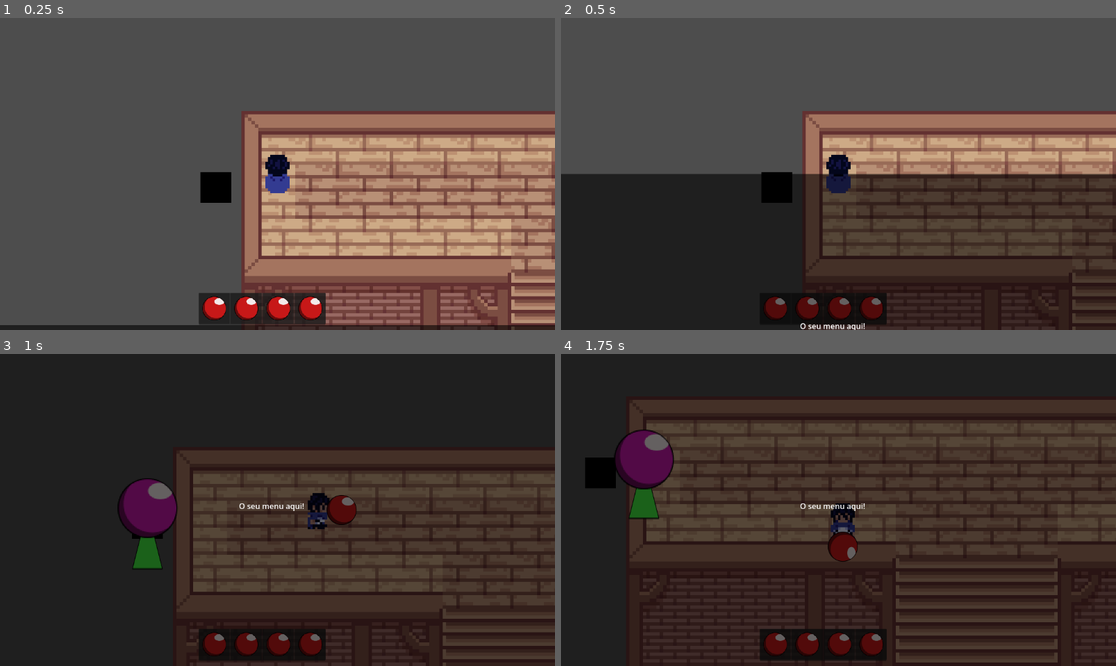
Above: before the commit, frames 1-4 (two rows, left to right).
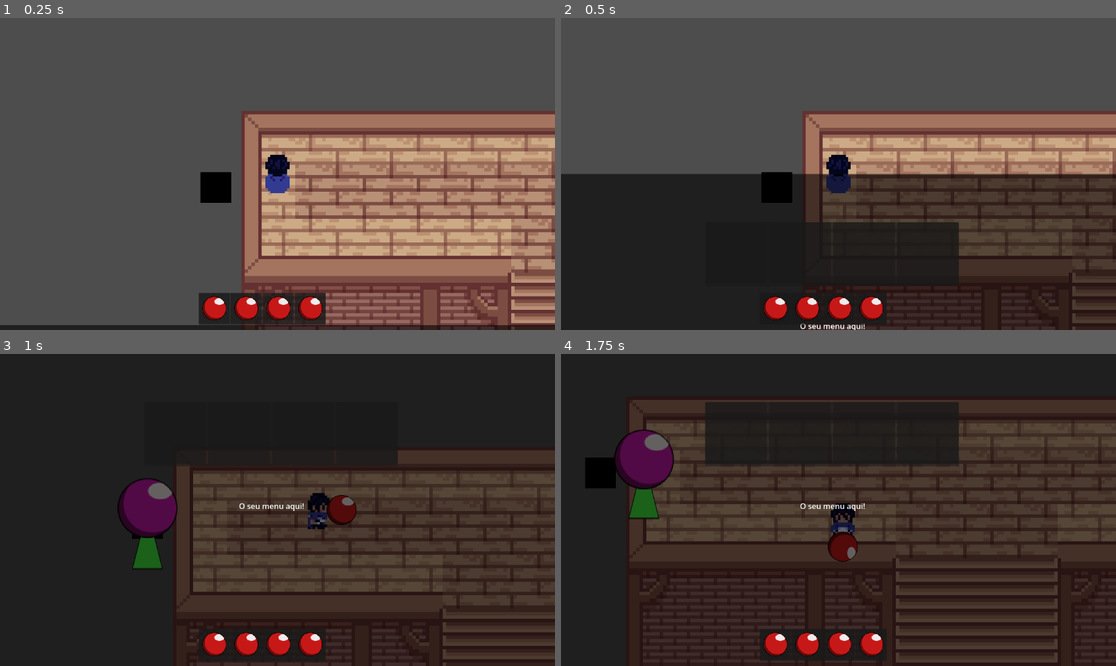
Above: after the commit, the same moments.

Repository: Prakinha/Alquimia
Game: Godot game, scene res://itens/cenajogo.tscn
Same seed, same stepped clock (60 frames per second), same inputs: the game is played once before the commit and once after it. The engine's default icon, where the game draws it, is replaced by a stand-in: a white triangle on a blue panel in a dark square.
Inputs:
- Up to frame 1 (0.25 s): no input
- Up to frame 2 (0.5 s): no input
- Up to frame 3 (1 s): tap Enter at 0.5 s; hold Right (ui_right) from 0.53 s (still down); tap 1 at 0.6 s
- Up to frame 4 (1.75 s): release Right (ui_right) at 1.28 s; hold Down (ui_down) from 1.28 s (still down); tap 2 at 1.35 s

Frame 1 is identical in both runs. In frame 2, 5.4% of the frame differs, in the area x 36-72%, y 65-99%; in frame 3, 2.7%; in frame 4, 8.6%, in the area x 25-72%, y 15-97%.

Commit message:
teste do menu

Diff:
--- a/WWpasta/WWPlayer/player.tscn
+++ b/WWpasta/WWPlayer/player.tscn
@@ -256,8 +256,6 @@
 hframes = 4
 vframes = 4
 
-[node name="Inventário" parent="." unique_id=1854727514 instance=ExtResource("3_i3pqv")]
-
 [node name="Hand" type="Marker2D" parent="." unique_id=153346866]
 
 [node name="AreaColeta" type="Area2D" parent="." unique_id=2065261947]
@@ -284,3 +282,5 @@
 position_smoothing_enabled = true
 
 [node name="MenuBase" parent="." unique_id=1415517682 instance=ExtResource("7_hpsle")]
+
+[node name="Inventário" parent="." unique_id=1854727514 instance=ExtResource("3_i3pqv")]
--- a/WWpasta/WWmiscelaneous/MenuBase.tscn
+++ b/WWpasta/WWmiscelaneous/MenuBase.tscn
@@ -2,6 +2,8 @@
 
 [ext_resource type="Script" uid="uid://xjcbctgn0pq0" path="res://WWpasta/WWmiscelaneous/menu_base.gd" id="1_t7lsm"]
 [ext_resource type="Texture2D" uid="uid://d5r1ytuyx606" path="res://WWpasta/WWesteira/Bloco preto.png" id="2_7uq0i"]
+[ext_resource type="Script" uid="uid://cg80ccybum57f" path="res://WWpasta/WWPlayer/inventário/inventory_panel.gd" id="3_botd1"]
+[ext_resource type="Script" uid="uid://cdvep004hkr6h" path="res://WWpasta/WWPlayer/inventário/item_slot.gd" id="4_cw1e2"]
 
 [node name="MenuBase" type="CanvasLayer" unique_id=2122471675]
 script = ExtResource("1_t7lsm")
@@ -30,3 +32,105 @@
 text = "O seu menu aqui!"
 horizontal_alignment = 1
 vertical_alignment = 1
+
+[node name="Panel" type="Panel" parent="NoDeControle" unique_id=418769362]
+layout_mode = 1
+anchors_preset = 7
+anchor_left = 0.5
+anchor_top = 1.0
+anchor_right = 0.5
+anchor_bottom = 1.0
+offset_left = -276.0
+offset_top = -600.0
+offset_right = 249.0
+offset_bottom = -467.0
+grow_horizontal = 2
+grow_vertical = 0
+script = ExtResource("3_botd1")
+
+[node name="MarginContainer" type="MarginContainer" parent="NoDeControle/Panel" unique_id=2078053965]
+layout_mode = 1
+anchors_preset = 7
+anchor_left = 0.5
+anchor_top = 1.0
+anchor_right = 0.5
+anchor_bottom = 1.0
+offset_left = -268.5
+offset_top = -138.0
+offset_right = 268.5
+grow_horizontal = 2
+grow_vertical = 0
+theme_override_constants/margin_left = 5
+theme_override_constants/margin_top = 5
+theme_override_constants/margin_right = 5
+theme_override_constants/margin_bottom = 5
+
+[node name="GridContainer" type="GridContainer" parent="NoDeControle/Panel/MarginContainer" unique_id=1954566783]
+layout_mode = 2
+theme_override_constants/h_separation = 5
+theme_override_constants/v_separation = 5
+columns = 4
+
+[node name="ItemSlot" type="Panel" parent="NoDeControle/Panel/MarginContainer/GridContainer" unique_id=1928340884]
+texture_filter = 1
+custom_minimum_size = Vector2(128, 128)
+layout_mode = 2
+script = ExtResource("4_cw1e2")
+
+[node name="icon" type="TextureRect" parent="NoDeControle/Panel/MarginContainer/GridContainer/ItemSlot" unique_id=766490380]
+layout_mode = 1
+anchors_preset = -1
+anchor_left = 0.1
+anchor_top = 0.1
+anchor_right = 0.9
+anchor_bottom = 0.9
+grow_horizontal = 2
+grow_vertical = 2
+
+[node name="ItemSlot2" type="Panel" parent="NoDeControle/Panel/MarginContainer/GridContainer" unique_id=2006462663]
+texture_filter = 1
+custom_minimum_size = Vector2(128, 128)
+layout_mode = 2
+script = ExtResource("4_cw1e2")
+
+[node name="icon" type="TextureRect" parent="NoDeControle/Panel/MarginContainer/GridContainer/ItemSlot2" unique_id=1515526762]
+layout_mode = 1
+anchors_preset = -1
+anchor_left = 0.1
+anchor_top = 0.1
+anchor_right = 0.9
+anchor_bottom = 0.9
+grow_horizontal = 2
+grow_vertical = 2
+
+[node name="ItemSlot3" type="Panel" parent="NoDeControle/Panel/MarginContainer/GridContainer" unique_id=245990071]
+texture_filter = 1
+custom_minimum_size = Vector2(128, 128)
+layout_mode = 2
+script = ExtResource("4_cw1e2")
+
+[node name="icon" type="TextureRect" parent="NoDeControle/Panel/MarginContainer/GridContainer/ItemSlot3" unique_id=296896919]
+layout_mode = 1
+anchors_preset = -1
+anchor_left = 0.1
+anchor_top = 0.1
+anchor_right = 0.9
+anchor_bottom = 0.9
+grow_horizontal = 2
+grow_vertical = 2
+
+[node name="ItemSlot4" type="Panel" parent="NoDeControle/Panel/MarginContainer/GridContainer" unique_id=264785605]
+texture_filter = 1
+custom_minimum_size = Vector2(128, 128)
+layout_mode = 2
+script = ExtResource("4_cw1e2")
+
+[node name="icon" type="TextureRect" parent="NoDeControle/Panel/MarginContainer/GridContainer/ItemSlot4" unique_id=419073491]
+layout_mode = 1
+anchors_preset = -1
+anchor_left = 0.1
+anchor_top = 0.1
+anchor_right = 0.9
+anchor_bottom = 0.9
+grow_horizontal = 2
+grow_vertical = 2
